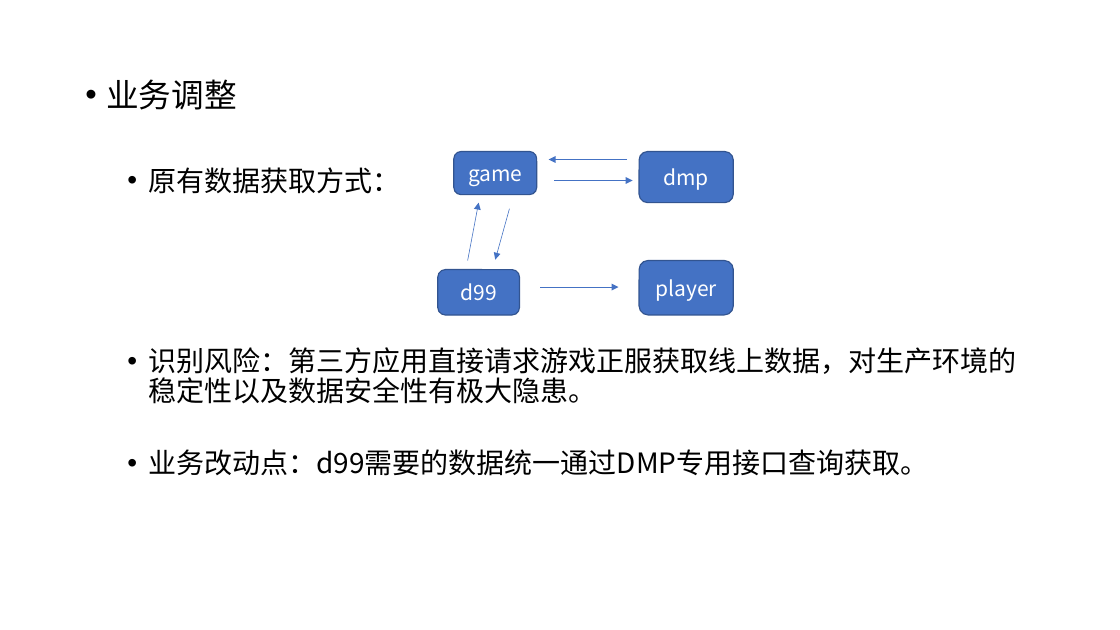
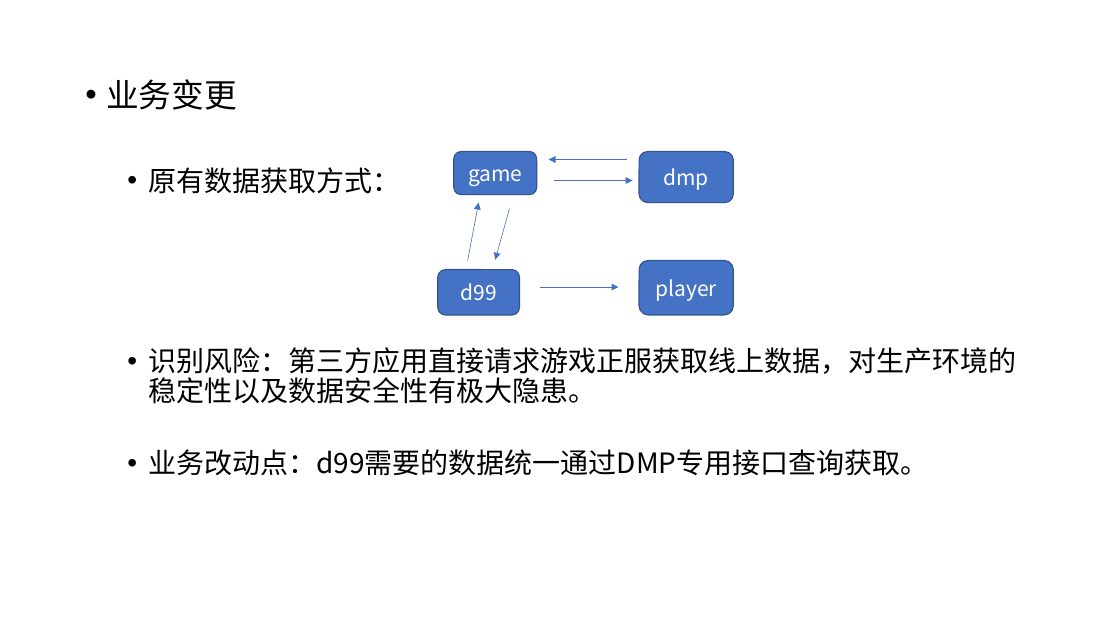
Before and after one commit to Rexixe1993/-, a slide deck: slide 4 of D99压测分享会.pptx. Drawn at 1120x630 pixels with LibreOffice and Linux fonts; fonts in the diff are those of the drawing. Boxes give left, top, right and bottom in pixels: in the first picture for what was removed or moved away, otherwise in the second. Text is boxed around its words. In the diff, an @@ line names an element or a change of style, - is before the commit and + after.

```diff
--- a/D99压测分享会.pptx
+++ b/D99压测分享会.pptx
@@ text at box(106, 79, 237, 110): text changed @@
-• 业务调整
+• 业务变更
```
Also in this commit, not shown: 7 other slides changed, 2 slides added.
